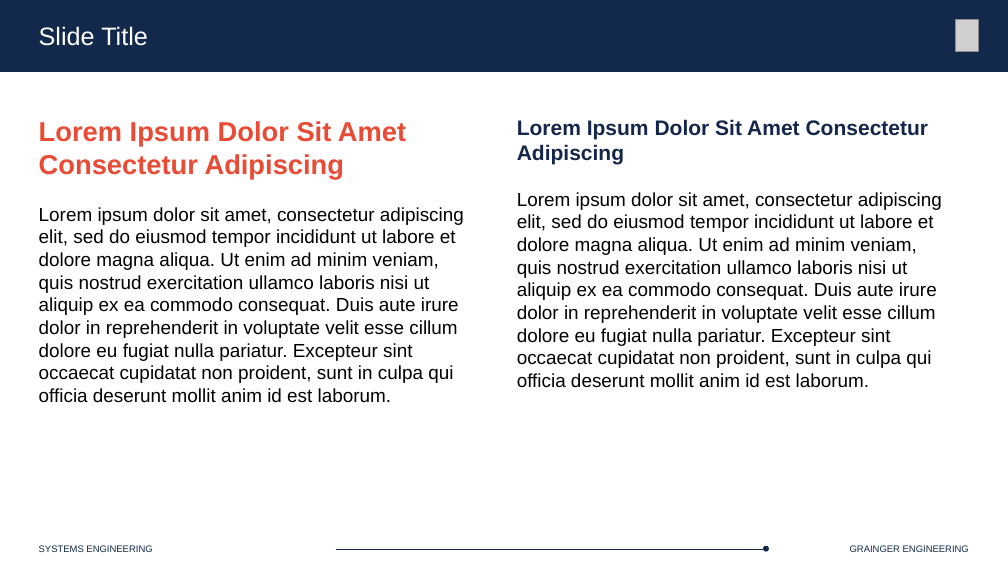
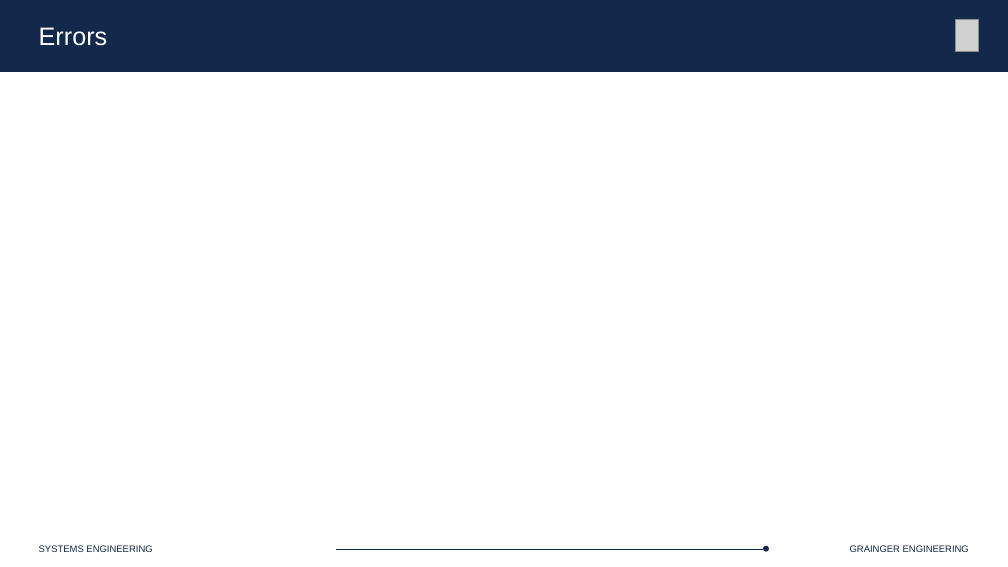
Before and after one commit to Marius-Juston/SE-423---Class-Material, a slide deck: slide 33 of Lectures/Slides/L15.pptx. Drawn at 1008x567 pixels with LibreOffice and Linux fonts; fonts in the diff are those of the drawing; grey boxes stand for pictures. Boxes give left, top, right and bottom in pixels: in the first picture for what was removed or moved away, otherwise in the second. Text is boxed around its words. In the diff, an @@ line names an element or a change of style, - is before the commit and + after.

Commit message:
Finished LEcture 15

```diff
--- a/Lectures/Slides/L15.pptx
+++ b/Lectures/Slides/L15.pptx
@@ text at (39,27,108,46): text changed @@
-Slide Title
+Errors
@@ text removed at (517,119,942,388) @@
-Lorem Ipsum Dolor Sit Amet Consectetur Adipiscing
-Lorem ipsum dolor sit amet, consectetur adipiscing elit, sed do eiusmod tempor incididunt ut labore et dolore magna aliqua. Ut enim ad minim veniam, quis nostrud exercitation ullamco laboris nisi ut aliquip ex ea commodo consequat. Duis aute irure dolor in reprehenderit in voluptate velit esse cillum dolore eu fugiat nulla pariatur. Excepteur sint occaecat cupidatat non proident, sunt in culpa qui officia deserunt mollit anim id est laborum.
@@ text removed at (39,121,464,403) @@
-Lorem Ipsum Dolor Sit Amet Consectetur Adipiscing
-Lorem ipsum dolor sit amet, consectetur adipiscing elit, sed do eiusmod tempor incididunt ut labore et dolore magna aliqua. Ut enim ad minim veniam, quis nostrud exercitation ullamco laboris nisi ut aliquip ex ea commodo consequat. Duis aute irure dolor in reprehenderit in voluptate velit esse cillum dolore eu fugiat nulla pariatur. Excepteur sint occaecat cupidatat non proident, sunt in culpa qui officia deserunt mollit anim id est laborum.
```
Also in this commit, not shown: 5 other slides changed, 7 slides added, 7 slides removed, 4 other files.
